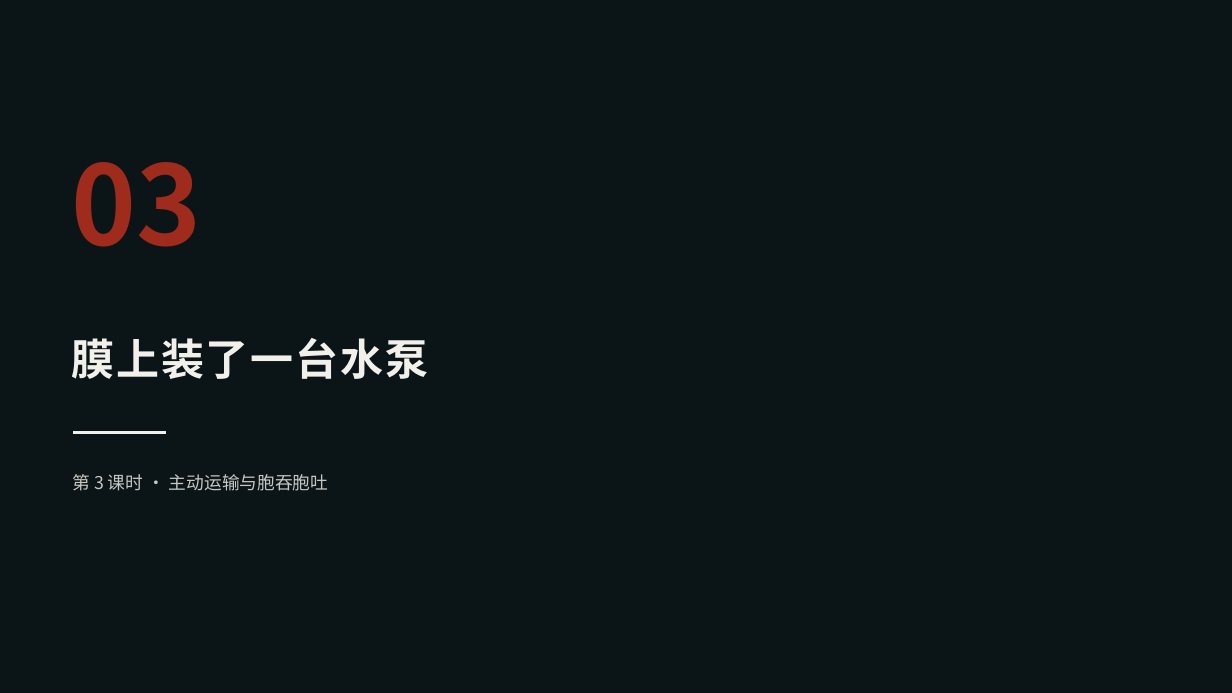
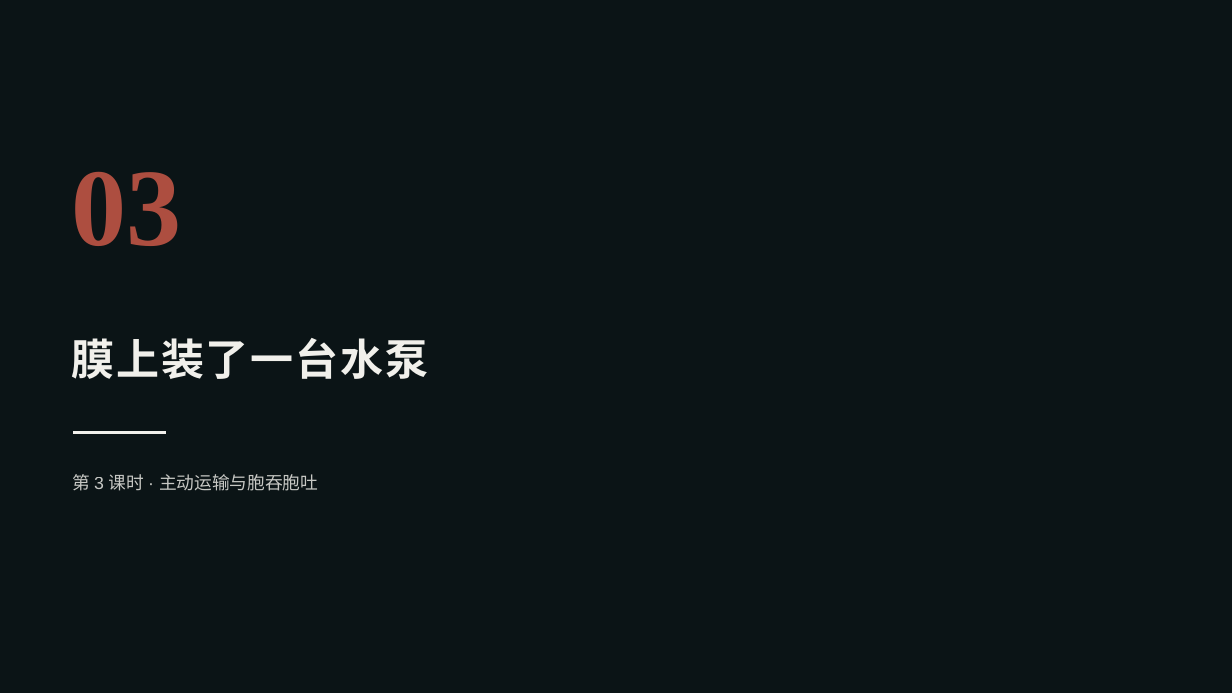
Before and after one commit to hukeying85-ux/leanrea, a slide deck: slide 18 of bio-teaching/chapters/高中-必修1-分子与细胞/第04章-细胞的物质输入与输出/03-课件-A学术-含动画.pptx. Drawn at 1232x693 pixels with LibreOffice and Linux fonts; fonts in the diff are those of the drawing; background and template pictures are left out. Boxes give left, top, right and bottom in pixels: in the first picture for what was removed or moved away, otherwise in the second. Text is boxed around its words. In the diff, an @@ line names an element or a change of style, - is before the commit and + after.

```diff
--- a/bio-teaching/chapters/高中-必修1-分子与细胞/第04章-细胞的物质输入与输出/03-课件-A学术-含动画.pptx
+++ b/bio-teaching/chapters/高中-必修1-分子与细胞/第04章-细胞的物质输入与输出/03-课件-A学术-含动画.pptx
@@ text "03" at (71,172,181,246): font Noto Sans CJK SC to Times New Roman, text colour #9E2B1B to #AD4E40 @@
@@ text "第 3 课时 · 主动运输与胞吞胞吐" at (72,474,318,491): font Noto Sans CJK SC to Arial @@
```
Also in this commit, not shown: 23 other slides changed, 28 other files.
